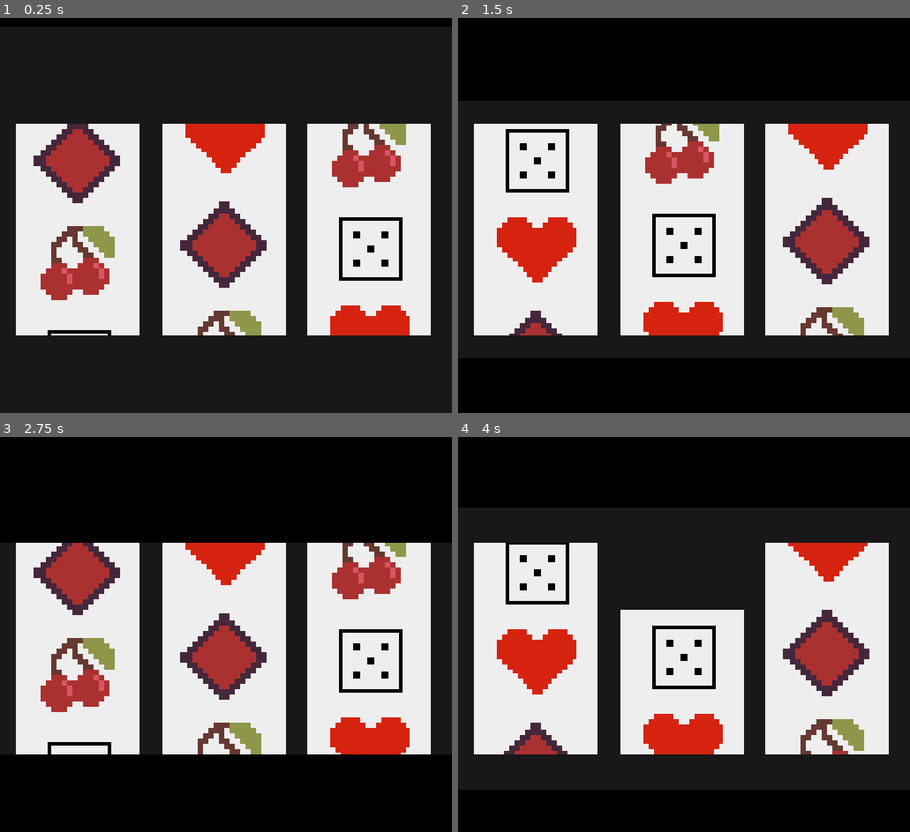
Above: before the commit, frames 1-4 (two rows, left to right).
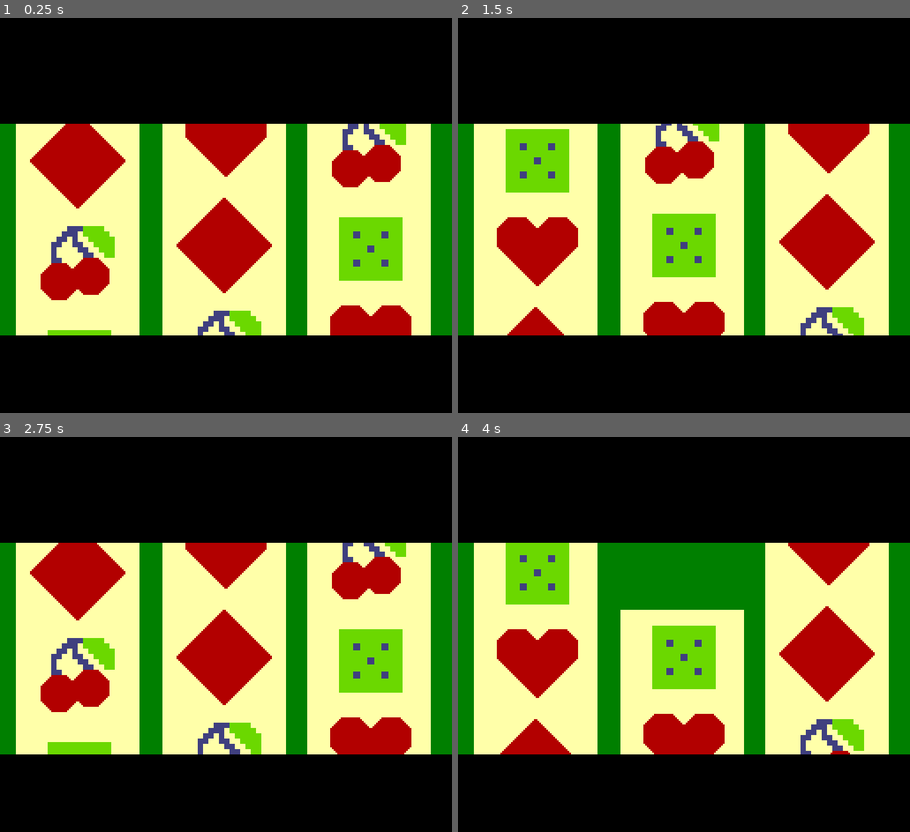
Above: after the commit, the same moments.

Repository: jonathandavidlewis/pair-programming-jam-00
Game: Godot game, scene res://src/SlotMachineIntro.tscn
Two runs of this game, one before a commit and one after it. Both use one fixed random seed, a clock stepped at 60 frames per second and the inputs below. Sound files missing from this copy of the repository are replaced by a short silence.
Inputs:
- Up to frame 1 (0.25 s): no input
- Up to frame 2 (1.5 s): tap Enter (ui_accept) at 0.5, 0.77 s; hold Right (ui_right) 0.53-1.28 s; hold Down (ui_down) from 1.28 s (still down)
- Up to frame 3 (2.75 s): tap Enter (ui_accept) at 1.52 s; release Down (ui_down) at 2.03 s; hold Right (ui_right) from 2.03 s (still down)
- Up to frame 4 (4 s): release Right (ui_right) at 2.78 s; hold Up (ui_up) 2.78-3.53 s; tap Enter (ui_accept) at 3.02, 3.77 s; hold Left (ui_left) from 3.53 s (still down)

The runs differ from the first frame. In frame 1, 54% of the frame differs, in the area x 0-100%, y 26-81%; in frame 2, 54%; in frame 3, 54%; in frame 4, 54%.

Commit message:
update art and add titlecard to intro sequence

Diff:
--- a/project/src/Level.tscn
+++ b/project/src/Level.tscn
@@ -9,13 +9,11 @@
 [ext_resource path="res://asset/audio/background-music-adventure-theme.mp3" type="AudioStream" id=7]
 [ext_resource path="res://asset/audio/level-complete.wav" type="AudioStream" id=8]
 
-[sub_resource type="Gradient" id=1]
-colors = PoolColorArray( 0.172256, 0.621094, 0.220346, 1, 0.0306091, 0.460938, 0.0767157, 0.74902 )
+[sub_resource type="Gradient" id=6]
+colors = PoolColorArray( 0, 0.501961, 0, 1, 0, 0.501961, 0, 1 )
 
-[sub_resource type="GradientTexture2D" id=2]
-gradient = SubResource( 1 )
-fill_from = Vector2( 0.1375, 0.1 )
-fill_to = Vector2( 0.575, 0.745833 )
+[sub_resource type="GradientTexture" id=7]
+gradient = SubResource( 6 )
 
 [sub_resource type="TileSet" id=5]
 0/name = "hole.png 0"
@@ -38,7 +36,7 @@
 [node name="Background" type="Sprite" parent="."]
 position = Vector2( 129, 121 )
 z_index = -10
-texture = SubResource( 2 )
+texture = SubResource( 7 )
 region_enabled = true
 region_rect = Rect2( 0, 0, 256, 240 )
 
--- a/project/src/SleepyEyes.gd
+++ b/project/src/SleepyEyes.gd
@@ -1,4 +1,4 @@
 extends Node2D
 
 func _on_AnimationPlayer_animation_finished(anim_name):
-	Signals.emit_signal("level_completed", "Level000.tscn")
+	Signals.emit_signal("level_completed", "TitleCard.tscn")
--- a/project/src/SlotMachine.tscn
+++ b/project/src/SlotMachine.tscn
@@ -14,7 +14,7 @@
 anchor_bottom = 0.5
 margin_right = 256.0
 margin_bottom = 240.0
-color = Color( 0.0980392, 0.0980392, 0.0980392, 1 )
+color = Color( 0, 0.501961, 0, 1 )
 
 [node name="Wheel1" parent="." instance=ExtResource( 1 )]
 position = Vector2( 44, 46 )
@@ -33,7 +33,7 @@
 margin_top = -20.0
 margin_right = 256.0
 margin_bottom = 60.0
-color = Color( 0.0980392, 0.0980392, 0.0980392, 1 )
+color = Color( 0, 0, 0, 1 )
 
 [node name="SlotForegroundBottom" type="ColorRect" parent="."]
 anchor_left = 0.5
@@ -43,4 +43,4 @@
 margin_top = 180.0
 margin_right = 256.0
 margin_bottom = 280.0
-color = Color( 0.0980392, 0.0980392, 0.0980392, 1 )
+color = Color( 0, 0, 0, 1 )
--- a/project/src/SlotMachineWheel.tscn
+++ b/project/src/SlotMachineWheel.tscn
@@ -49,9 +49,6 @@
 material = SubResource( 1 )
 position = Vector2( 0, 112 )
 texture = ExtResource( 1 )
-__meta__ = {
-"_edit_lock_": true
-}
 
 [node name="WheelPart2" type="Sprite" parent="WheelPartContainer"]
 material = SubResource( 1 )
--- /dev/null
+++ b/project/src/TitleCard.gd
@@ -0,0 +1,4 @@
+extends Node2D
+
+func _on_AnimationPlayer_animation_finished(_anim_name:String) -> void:
+	Signals.emit_signal("level_completed", "Level000.tscn")
--- /dev/null
+++ b/project/src/TitleCard.tscn
@@ -0,0 +1,69 @@
+[gd_scene load_steps=5 format=2]
+
+[ext_resource path="res://asset/heart-of-diamonds-title-center.png" type="Texture" id=1]
+[ext_resource path="res://src/TitleCard.gd" type="Script" id=2]
+
+[sub_resource type="Animation" id=2]
+length = 0.001
+tracks/0/type = "value"
+tracks/0/path = NodePath("ColorRect:color")
+tracks/0/interp = 1
+tracks/0/loop_wrap = true
+tracks/0/imported = false
+tracks/0/enabled = true
+tracks/0/keys = {
+"times": PoolRealArray( 0 ),
+"transitions": PoolRealArray( 1 ),
+"update": 0,
+"values": [ Color( 0, 0, 0, 1 ) ]
+}
+
+[sub_resource type="Animation" id=1]
+resource_name = "fade-in"
+length = 5.0
+tracks/0/type = "value"
+tracks/0/path = NodePath("ColorRect:modulate")
+tracks/0/interp = 1
+tracks/0/loop_wrap = true
+tracks/0/imported = false
+tracks/0/enabled = true
+tracks/0/keys = {
+"times": PoolRealArray( 0.5, 1.5, 3.8, 4.8, 5 ),
+"transitions": PoolRealArray( 1, 1, 1, 1, 1 ),
+"update": 0,
+"values": [ Color( 1, 1, 1, 1 ), Color( 1, 1, 1, 0 ), Color( 1, 1, 1, 0 ), Color( 0, 0.501961, 0, 1 ), Color( 0, 0.501961, 0, 1 ) ]
+}
+tracks/1/type = "value"
+tracks/1/path = NodePath("ColorRect:color")
+tracks/1/interp = 1
+tracks/1/loop_wrap = true
+tracks/1/imported = false
+tracks/1/enabled = true
+tracks/1/keys = {
+"times": PoolRealArray( 0.5, 4.1, 4.8, 5 ),
+"transitions": PoolRealArray( 1, 1, 1, 1 ),
+"update": 0,
+"values": [ Color( 0, 0, 0, 1 ), Color( 0, 0, 0, 1 ), Color( 0, 0.501961, 0, 1 ), Color( 0, 0.501961, 0, 1 ) ]
+}
+
+[node name="TitleCard" type="Node2D"]
+script = ExtResource( 2 )
+
+[node name="Title" type="Sprite" parent="."]
+position = Vector2( 128, 112 )
+texture = ExtResource( 1 )
+
+[node name="AnimationPlayer" type="AnimationPlayer" parent="."]
+autoplay = "fade-in"
+anims/RESET = SubResource( 2 )
+anims/fade-in = SubResource( 1 )
+
+[node name="ColorRect" type="ColorRect" parent="."]
+modulate = Color( 0, 0.501961, 0, 1 )
+anchor_right = 1.0
+anchor_bottom = 1.0
+margin_right = 256.0
+margin_bottom = 224.0
+color = Color( 0, 0, 0, 1 )
+
+[connection signal="animation_finished" from="AnimationPlayer" to="." method="_on_AnimationPlayer_animation_finished"]
Binary file changed: project/asset/diamond.png
Binary file changed: project/asset/die-sprite.png
Binary file added: project/asset/heart-of-diamonds-title-center.png
Not shown, added: project/asset/heart-of-diamonds-title-center.png.import
Binary file changed: project/asset/slot-machine-roller-bg.png
Binary file changed: project/asset/slot-machine-roller.png
Binary file changed: project/asset/wall-texture.png
Not shown, changed: asset-sources/diamond.pxo
Not shown, changed: asset-sources/die-sprite.pxo
Not shown, added: asset-sources/heart-of-diamonds-title-center.pxo
Not shown, changed: asset-sources/heart.pxo
Not shown, changed: asset-sources/slot-machine-roller.pxo
(and 1 more such lines)
